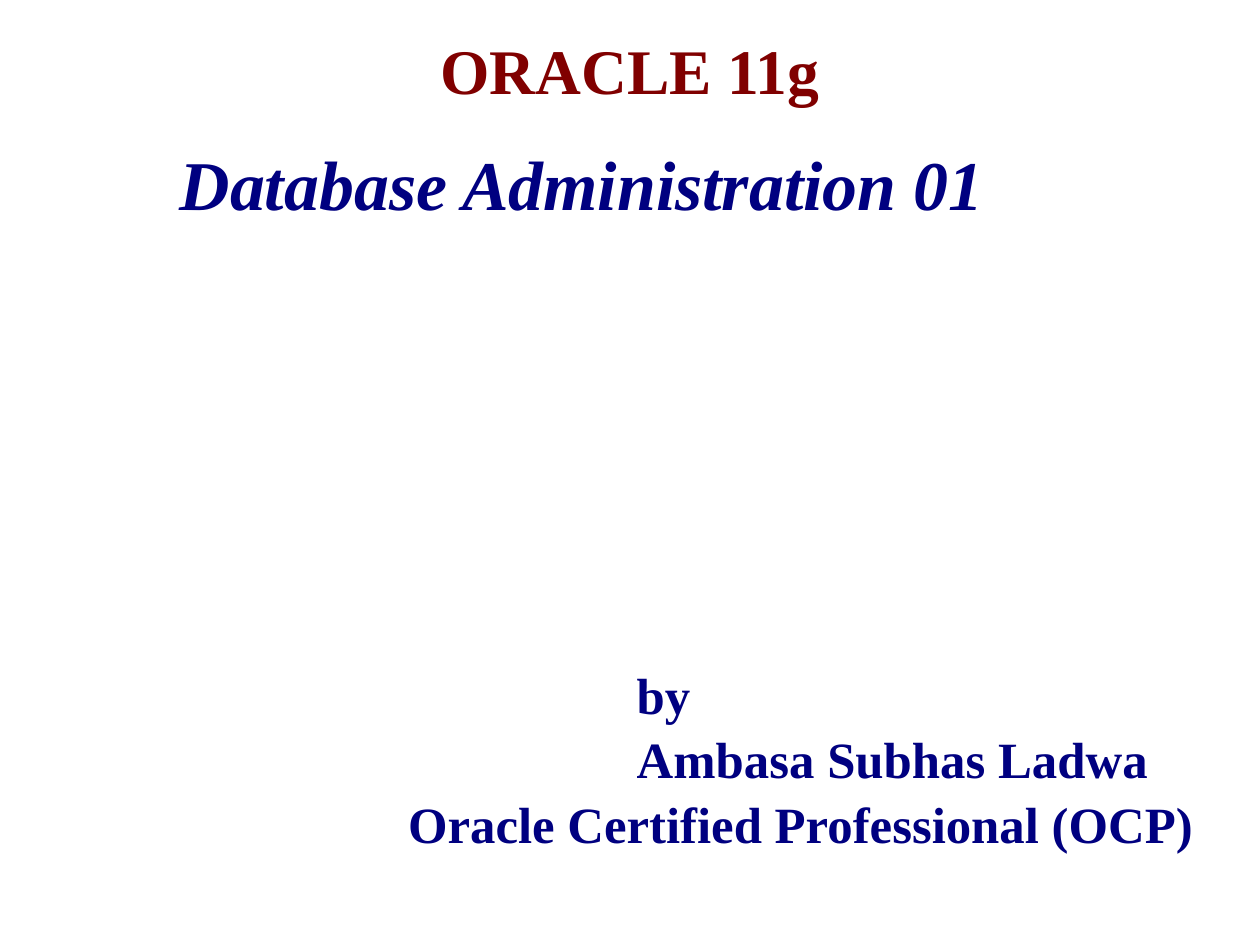
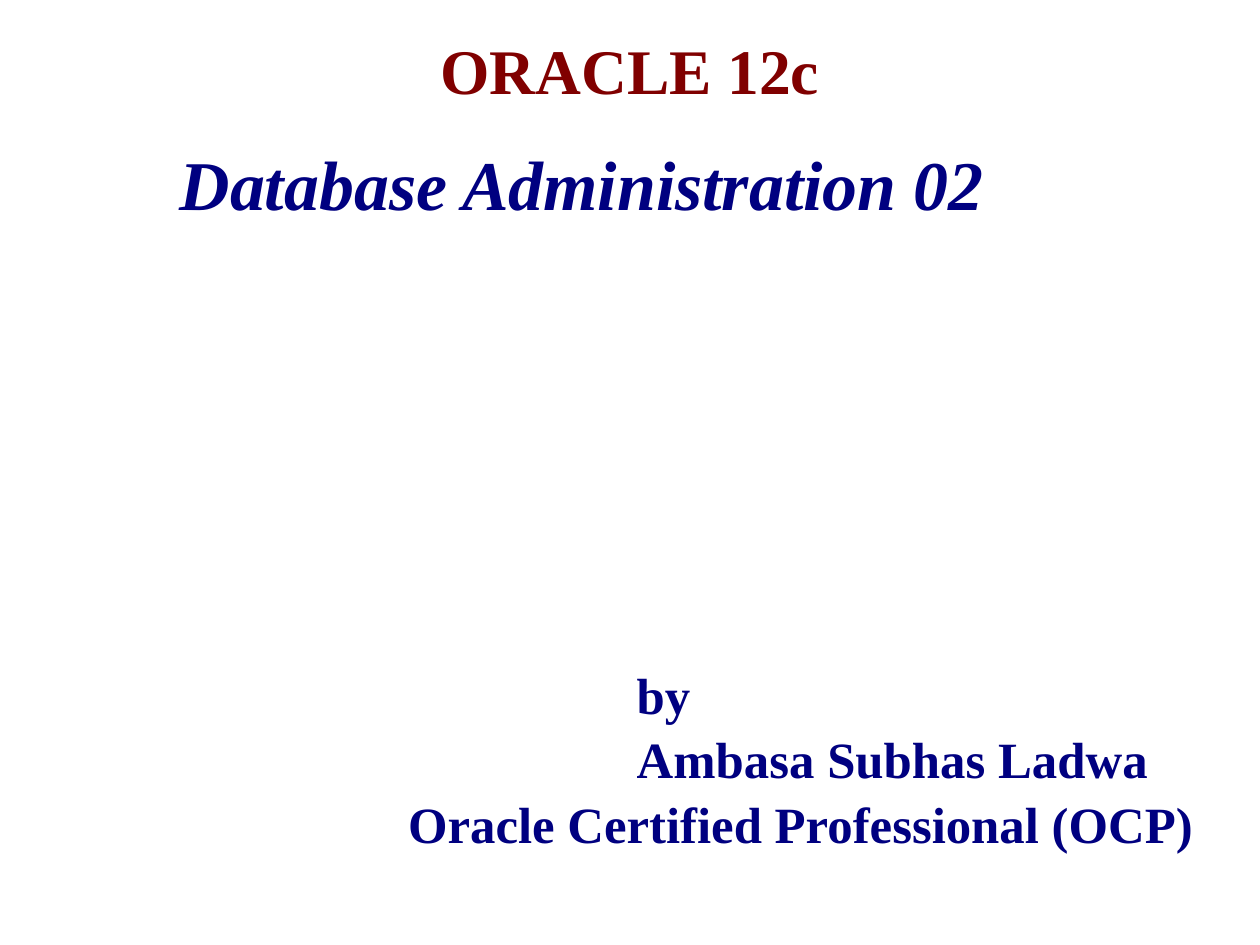
Before and after one commit to manjunathjituri/firstproject, a slide deck: slide 1 of 01_Architechture_Ambasa_Oracle11g_DBA.ppt. Drawn at 1260x945 pixels with LibreOffice and Linux fonts; fonts in the diff are those of the drawing; background and template pictures are left out. Boxes give left, top, right and bottom in pixels: in the first picture for what was removed or moved away, otherwise in the second. Text is boxed around its words. In the diff, an @@ line names an element or a change of style, - is before the commit and + after.

Commit message:
changed

```diff
--- a/01_Architechture_Ambasa_Oracle11g_DBA.ppt
+++ b/01_Architechture_Ambasa_Oracle11g_DBA.ppt
@@ title at (440, 52, 819, 95): text changed @@
-ORACLE 11g
+ORACLE 12c
@@ text at (180, 161, 984, 211): text changed @@
-        Database Administration 01
+        Database Administration 02
```
Also in this commit, not shown: 1 other slide changed.
